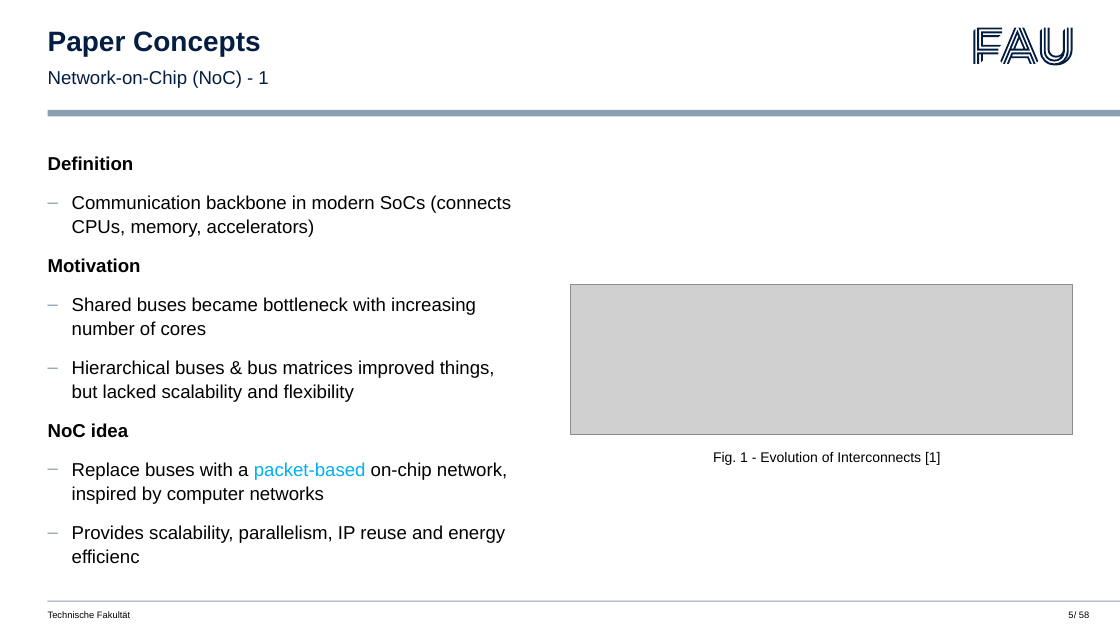
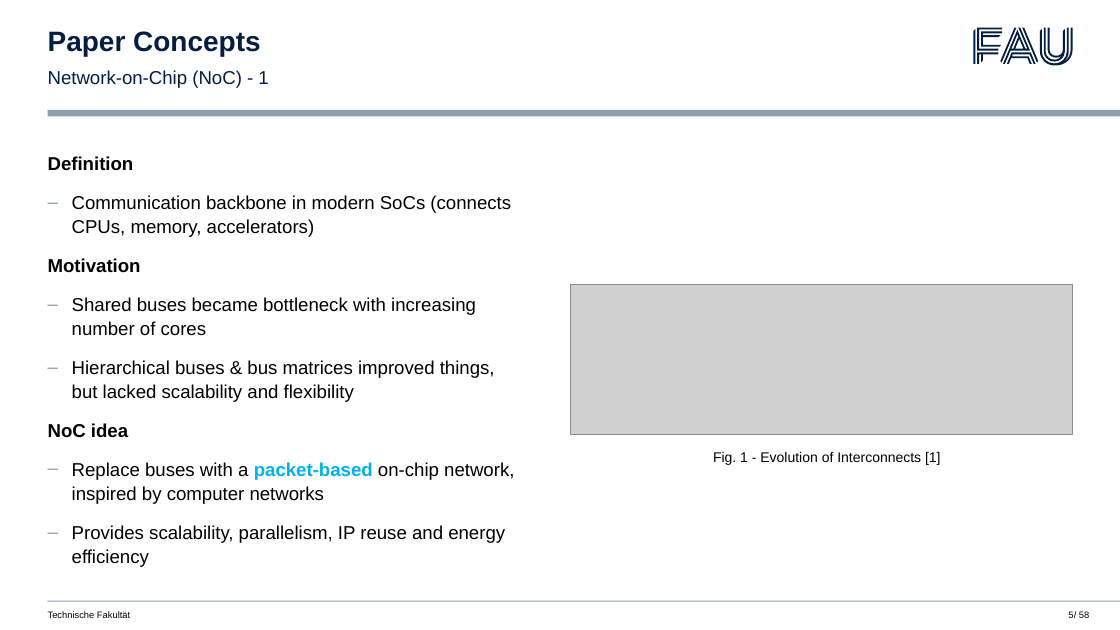
Before and after one commit to daschdy/NeuRa, a slide deck: slide 5 of presentation/Präsentation_NeuRa.pptx. Drawn at 1120x630 pixels with LibreOffice and Linux fonts; fonts in the diff are those of the drawing; grey boxes stand for pictures; background and template pictures are left out. Boxes give left, top, right and bottom in pixels: in the first picture for what was removed or moved away, otherwise in the second. Text is boxed around its words. In the diff, an @@ line names an element or a change of style, - is before the commit and + after.

```diff
--- a/presentation/Präsentation_NeuRa.pptx
+++ b/presentation/Präsentation_NeuRa.pptx
@@ text at box(72, 462, 514, 504): bold on in "packet-based" @@
@@ text at box(72, 525, 505, 567): text changed @@
-– Provides scalability, parallelism, IP reuse and energy efficienc
+– Provides scalability, parallelism, IP reuse and energy efficiency
```
Also in this commit, not shown: 6 other slides changed.
